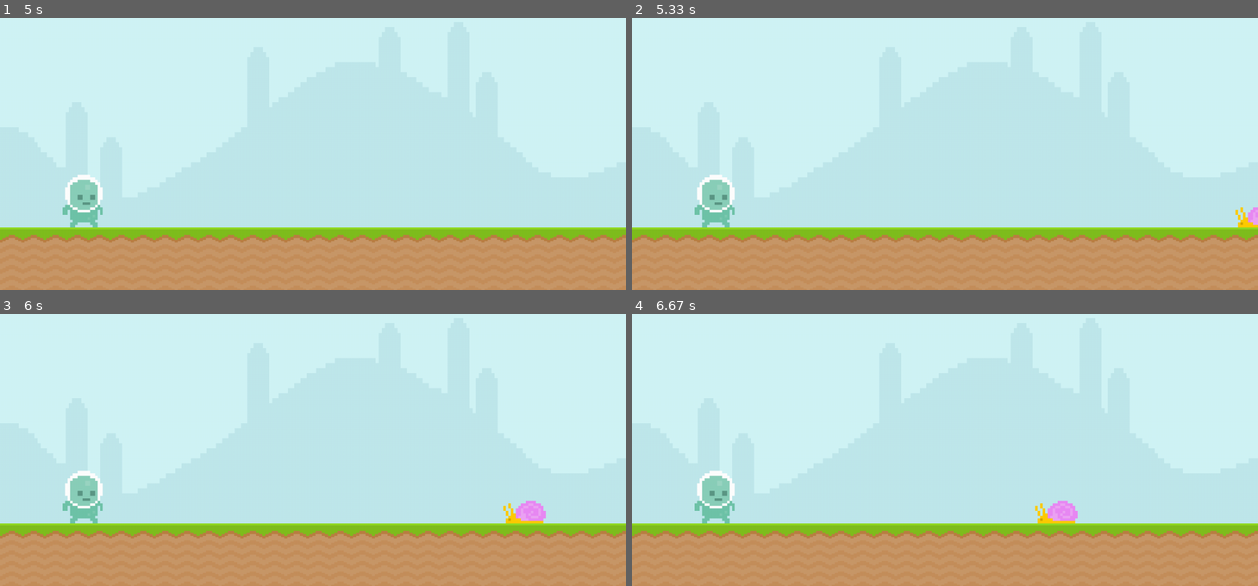
Above: before the commit, frames 1-4 (two rows, left to right).
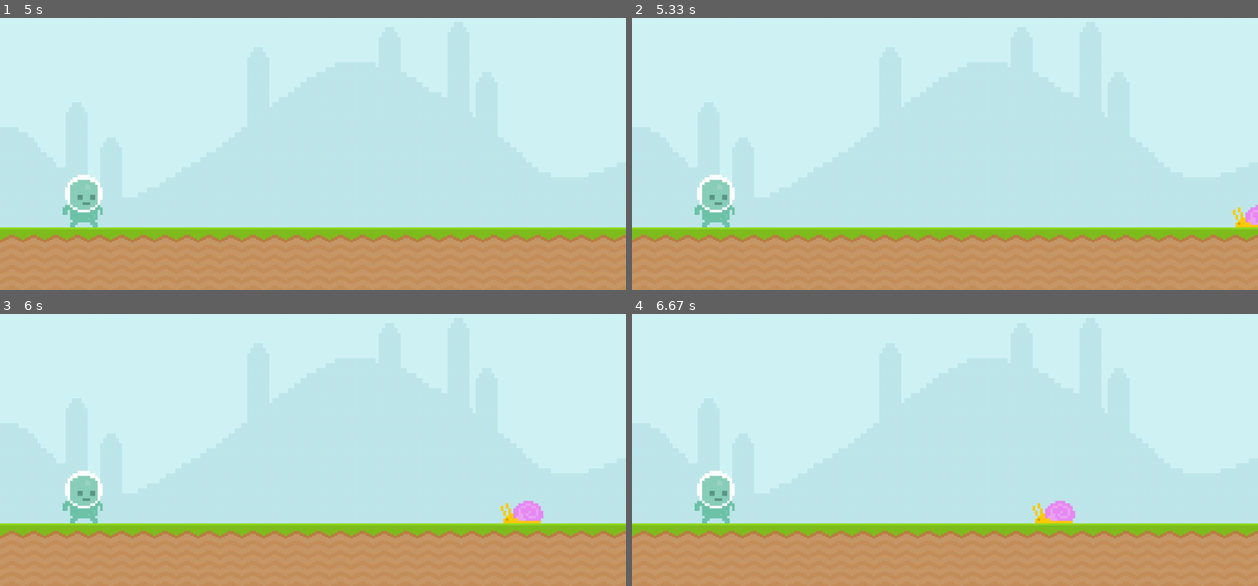
Above: after the commit, the same moments.

Repository: tokitou-san/Pygame-intro
Game: pygame game, started from main.py
The game is run twice, just before and just after one commit, with the same random seed, the same clock (stepped at 60 frames per second) and the same inputs.
Inputs (mouse positions are in pixels of both pictures, inside the frame that each line leads up to):
- Up to frame 1 (5 s): click (81, 200) at 0.38 s
- Up to frame 2 (5.33 s): no input
- Up to frame 3 (6 s): no input
- Up to frame 4 (6.67 s): no input

Frame 1 is identical in both runs. In frame 2, 0.1% of the frame differs, in the area x 96-100%, y 68-77%; in frame 3, 0.2%; in frame 4, 0.2%, in the area x 64-72%, y 68-77%.

Commit message:
feat: add Collision and better snail move logic

Diff:
--- a/main.py
+++ b/main.py
@@ -25,13 +25,16 @@
 			pygame.quit()
 			exit()
 
+		if event.type == pygame.MOUSEBUTTONDOWN:
+			if player_rect.collidepoint(event.pos): print ("Collide")
+
 	screen.blit(sky_surface, (0, 0))
 	screen.blit(ground_surface, (0, 500))
 
+	snail_rect.x -= snail_speed
 	if snail_rect.right < 0:
 		snail_rect.left = 1100
-	else:
-		snail_rect.left -= snail_speed
+
 	screen.blit(snail_surface, snail_rect)
 	screen.blit(player_surface, player_rect)
 
